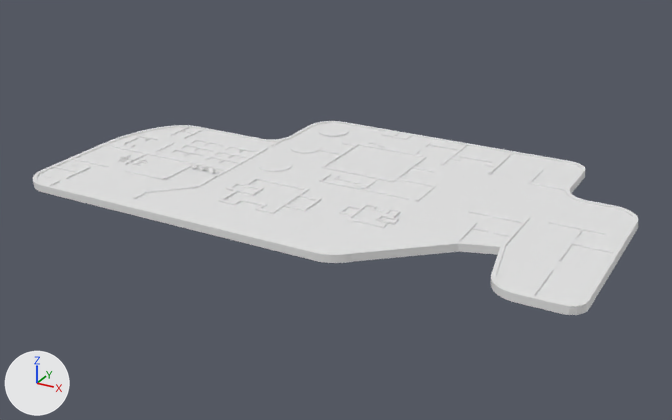
The Blender file Assets/Levels/level1.blend as it was, and as the next commit left it.
Camera for both pictures: a 50 mm lens placed at (315.0, -606.0, 258.0), pointed at (14.0, -58.0, -15.0). Lighting does not change. The marker at lower left points along +X, +Y and +Z.
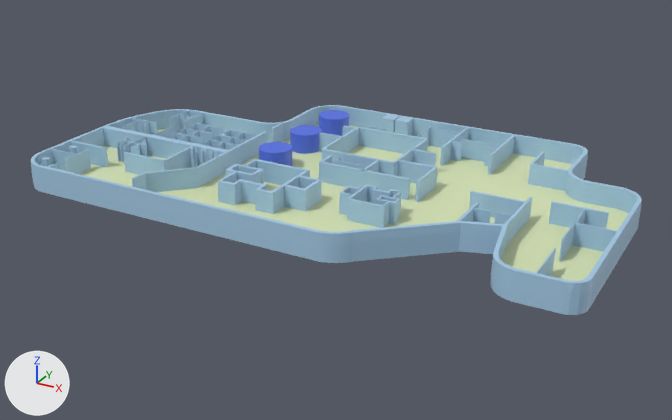
The newer file is also turned or shifted as a whole; pictures and numbers use the older file's frame.

The change, as a diff of the scene's bpy script:
```diff
--- a/Assets/Levels/level1.blend.py
+++ b/Assets/Levels/level1.blend.py
@@ mat_material_002 @@
+mat_material_002 = principled_material('Material.002')
+mat_material_002.base_color = (0.0858, 0.16, 0.8)  # blue #536fe7
@@ mat_material @@
+mat_material = principled_material('Material')
+mat_material.base_color = (0.709, 0.8, 0.475)  # green #dbe7b7
@@ mat_material_001 @@
+mat_material_001 = principled_material('Material.001')
+mat_material_001.base_color = (0.383, 0.602, 0.8)  # blue #a6cce7
@@ me_cube_109 @@
 # used by ob_cube_69; location = (62.5, -107.3, 3.8); rotation_euler = (0.0, 0.0, 4.712), in degrees (0, 0, 270); scale = (0.72, 12.0, 1.24)
-me_cube_109.from_pydata(...)  # 2025 vertices, 1514 faces; spans x -247.0..76.0, y -21.0..13.0, z -4.0..2.0
+me_cube_109.from_pydata(...)  # 3074 vertices, 2566 faces; spans x -247.0..76.0, y -21.0..13.0, z -4.0..14.0
+# me_cube_109 part 1: 1049 vertices added at x -247.0..76.0, y -21.0..13.0, z 8.0..14.0
+# me_cube_109 part 2: 1 face spanning x -243.0..72.0, y -21.0..13.0, z 0.0 switches from no material to mat_material (green #dbe7b7)
+# me_cube_109 part 3: 1095 faces spanning x -247.0..76.0, y -21.0..13.0, z -4.0..2.0 switch from no material to mat_material_001 (blue #a6cce7)
+# me_cube_109 part 4: 96 faces spanning x -230.0..-68.0, y -10.0..-8.0, z -1.0..1.0 switch from no material to mat_material_002 (blue #536fe7)
+me_cube_109.materials.append(mat_material)  # green #dbe7b7
```

Boxes (x1, y1, x2, y2) around the edits, measured in the pictures (672 x 420 px):
'Cube.69', reshaped (8% taller): before (33, 121, 638, 315); after (31, 105, 642, 315)
part 1 of me_cube_109, added (blue): after (31, 105, 642, 315)
part 2 of me_cube_109, recoloured (white to green): before (37, 123, 634, 304); after (59, 124, 628, 281)
part 3 of me_cube_109, recoloured (grey to blue): (33, 123, 638, 315) in both
part 4 of me_cube_109, recoloured: before (259, 132, 349, 172); after (292, 135, 342, 154)
